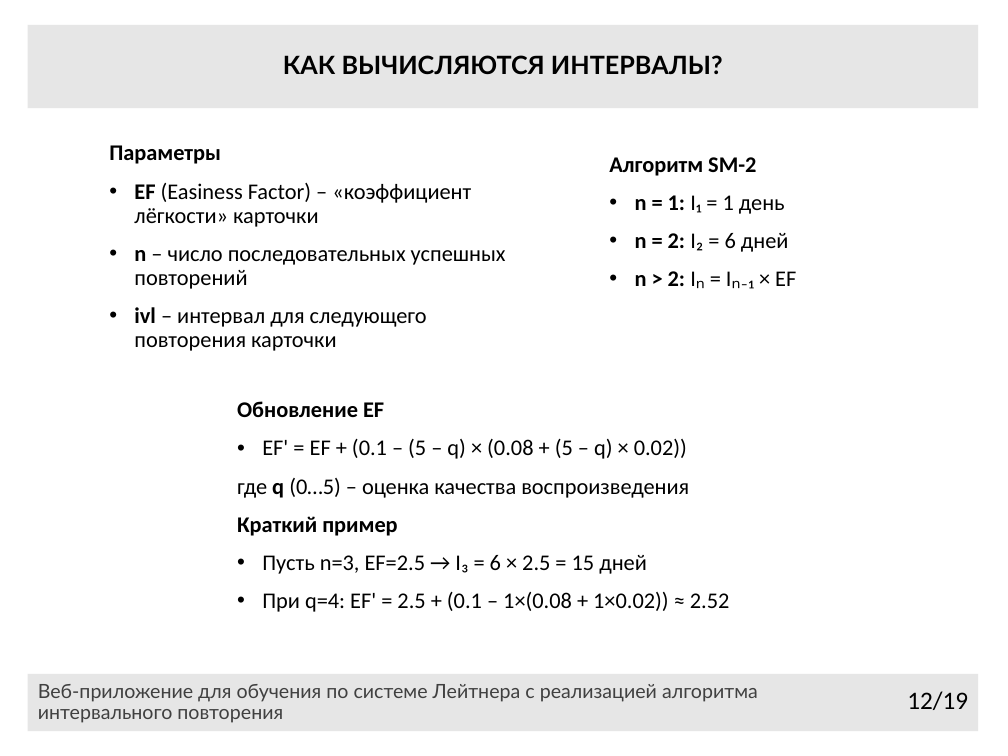
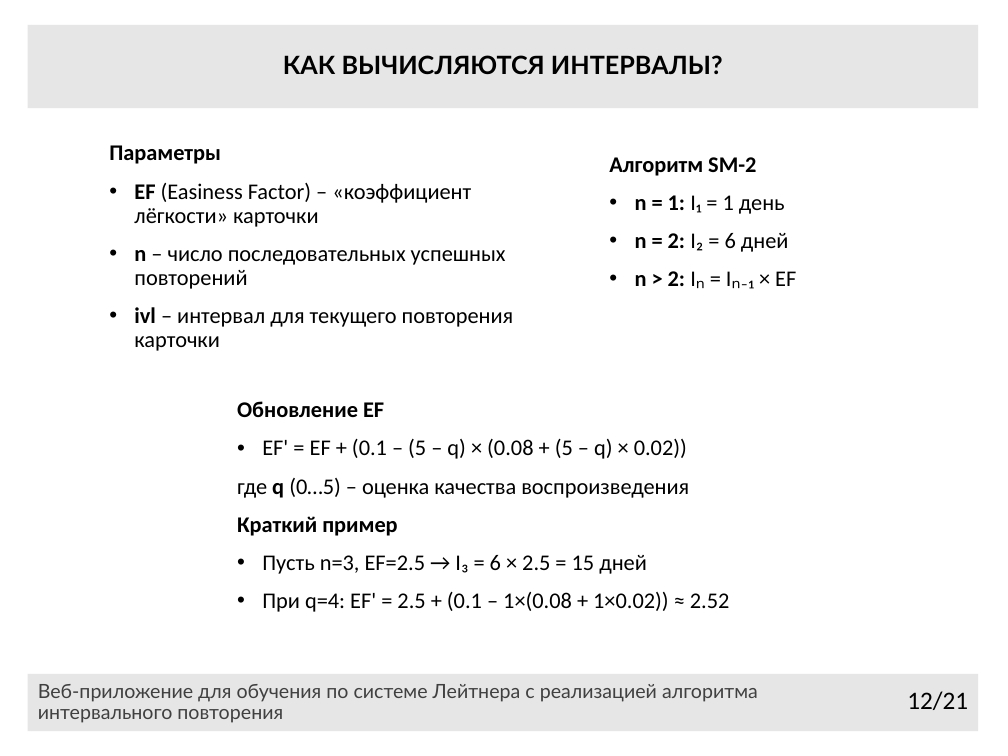
Before and after one commit to darik-cell/diplom, a slide deck: slide 12 of Презентация_Алёнушка_6401.pptx. Drawn at 1008x756 pixels with LibreOffice and Linux fonts; fonts in the diff are those of the drawing. Boxes give left, top, right and bottom in pixels: in the first picture for what was removed or moved away, otherwise in the second. Text is boxed around its words. In the diff, an @@ line names an element or a change of style, - is before the commit and + after.

```diff
--- a/Презентация_Алёнушка_6401.pptx
+++ b/Презентация_Алёнушка_6401.pptx
@@ text at bbox=[134, 307, 514, 351]: text changed @@
-• ivl – интервал для следующего повторения карточки
+• ivl – интервал для текущего повторения карточки
@@ page number at bbox=[907, 691, 968, 710]: text changed @@
-12/19
+12/21
```
Also in this commit, not shown: 2 other slides changed, 3 other files.
